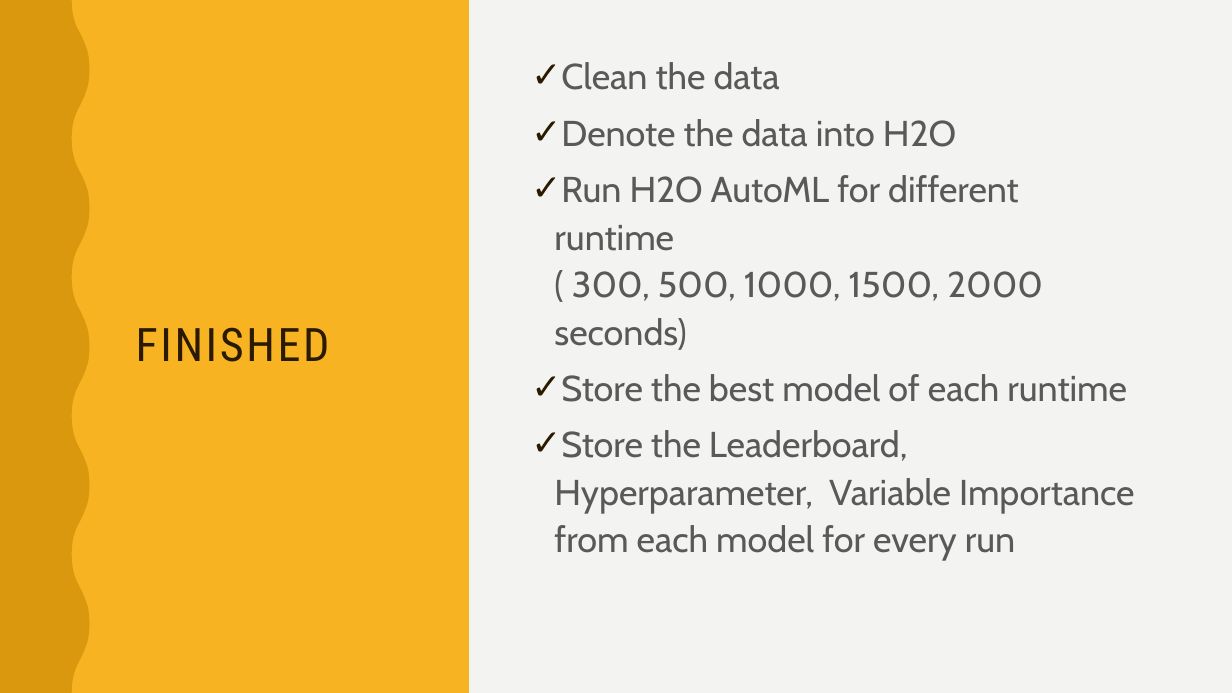
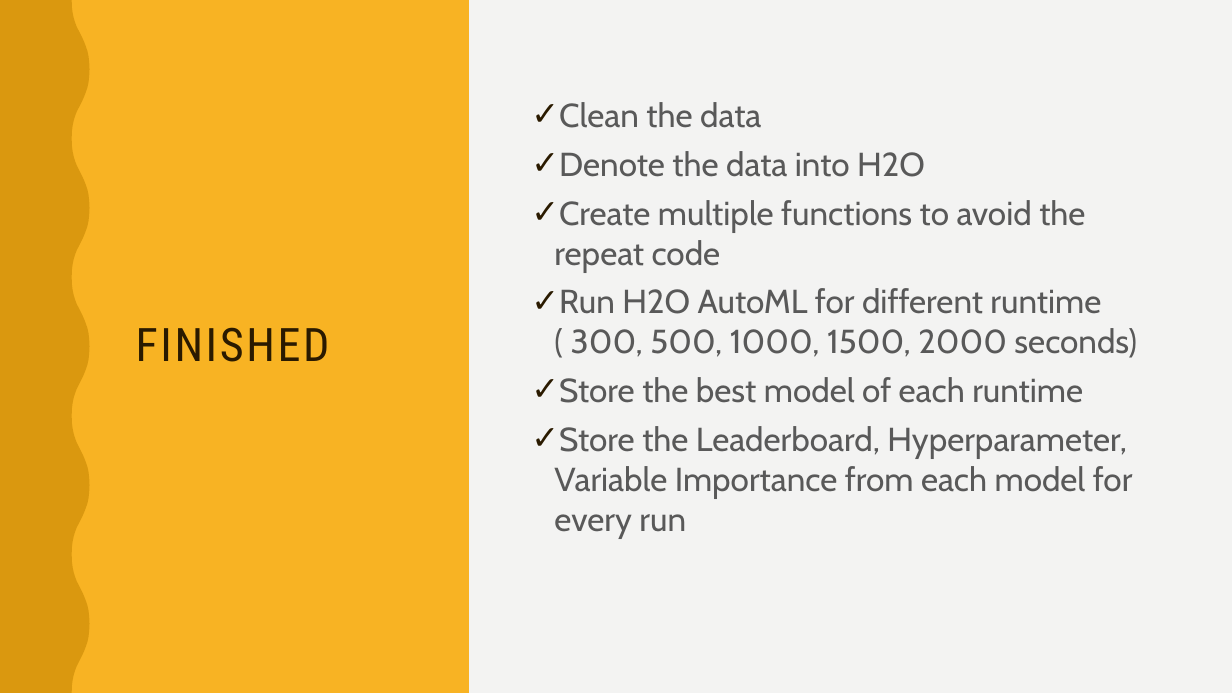
Before and after one commit to INFO6105-Spring19/hyperparameter-db-project-ds07, a slide deck: slide 3 of Presentation.pptx. Drawn at 1232x693 pixels with LibreOffice and Linux fonts; fonts in the diff are those of the drawing. Boxes give left, top, right and bottom in pixels: in the first picture for what was removed or moved away, otherwise in the second. Text is boxed around its words. In the diff, an @@ line names an element or a change of style, - is before the commit and + after.

```diff
--- a/Presentation.pptx
+++ b/Presentation.pptx
@@ text at [554, 151, 1137, 538]: size 28 to 25.9 pt in "Clean the data", "Denote the data into H2O", "Run H2O AutoML for different runtime ( ...", "Store the best model of each runtime" and 1 more places; line spacing 1.1 to 1 @@
@@ text at [554, 200, 1085, 272]: paragraph added @@
+✓ Create multiple functions to avoid the repeat code
```
Also in this commit, not shown: 1 other slide changed, 4 slides added, 4 slides removed, 2 other files.
